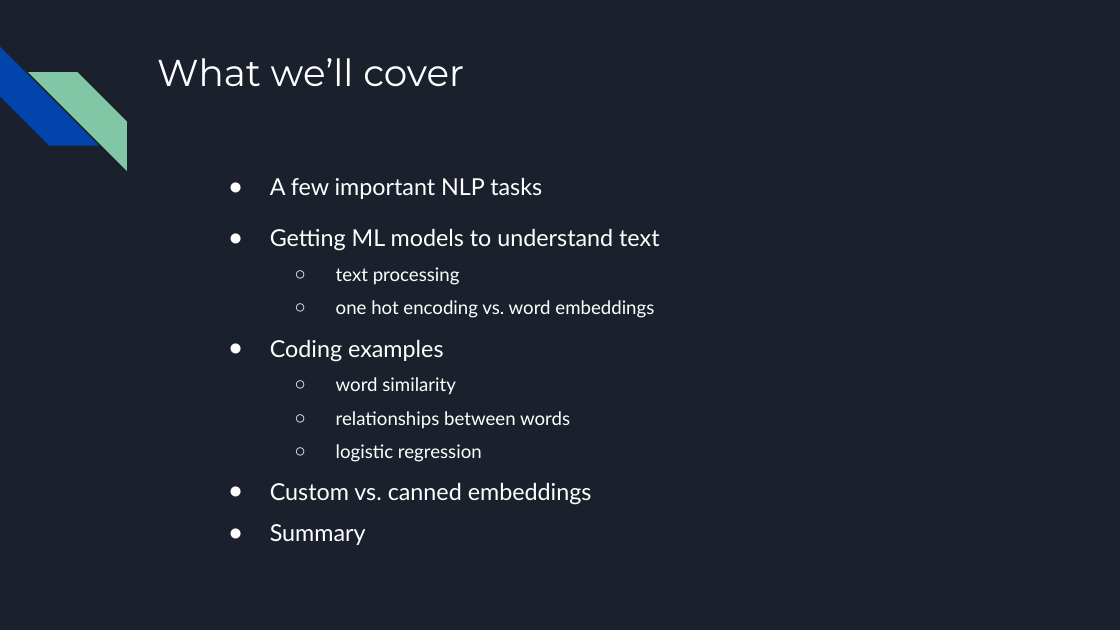
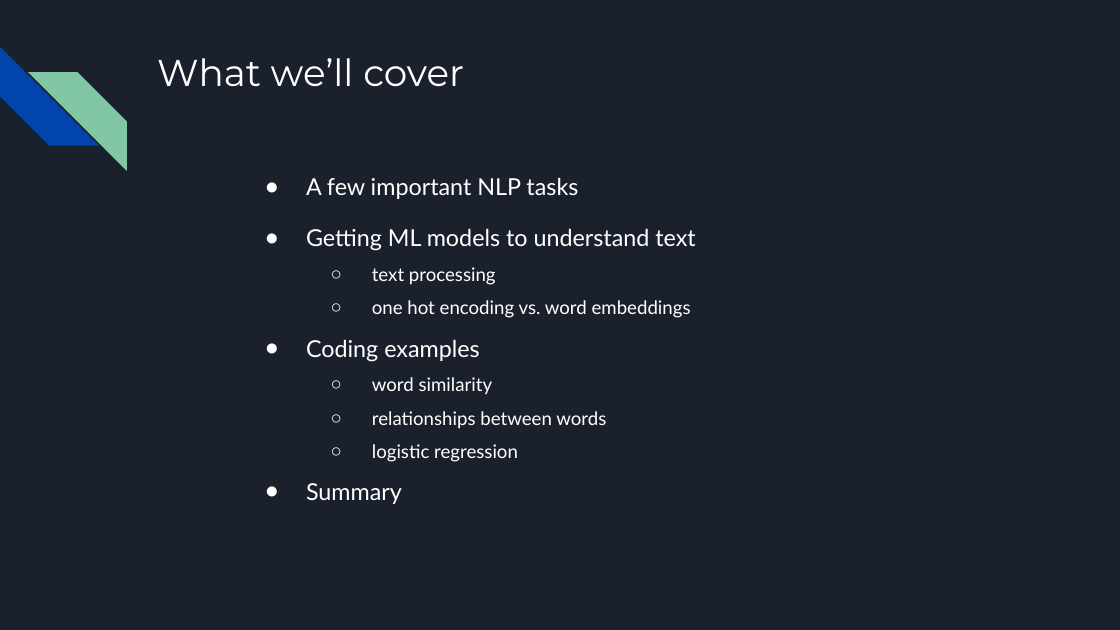
Before and after one commit to MichaelSzczepaniak/WordEmbeddings, a slide deck: slide 3 of word_embeddings_30min.odp. Drawn at 1120x630 pixels with LibreOffice and Linux fonts; fonts in the diff are those of the drawing. Boxes give left, top, right and bottom in pixels: in the first picture for what was removed or moved away, otherwise in the second. Text is boxed around its words. In the diff, an @@ line names an element or a change of style, - is before the commit and + after.

Commit message:
revise pres slides, start word embeddings module, start pres notebook, add glove embeddings dir to ignore file

```diff
--- a/word_embeddings_30min.odp
+++ b/word_embeddings_30min.odp
@@ text "A few important NLP tasks": place and size @@
-text "A few important NLP tasks" at (270,178,659,545)
+text "A few important NLP tasks" at (306,178,695,504)
@@ text at (270,483,592,505): paragraph removed @@
-● Custom vs. canned embeddings
```
Also in this commit, not shown: 7 other slides changed, 3 other files.
